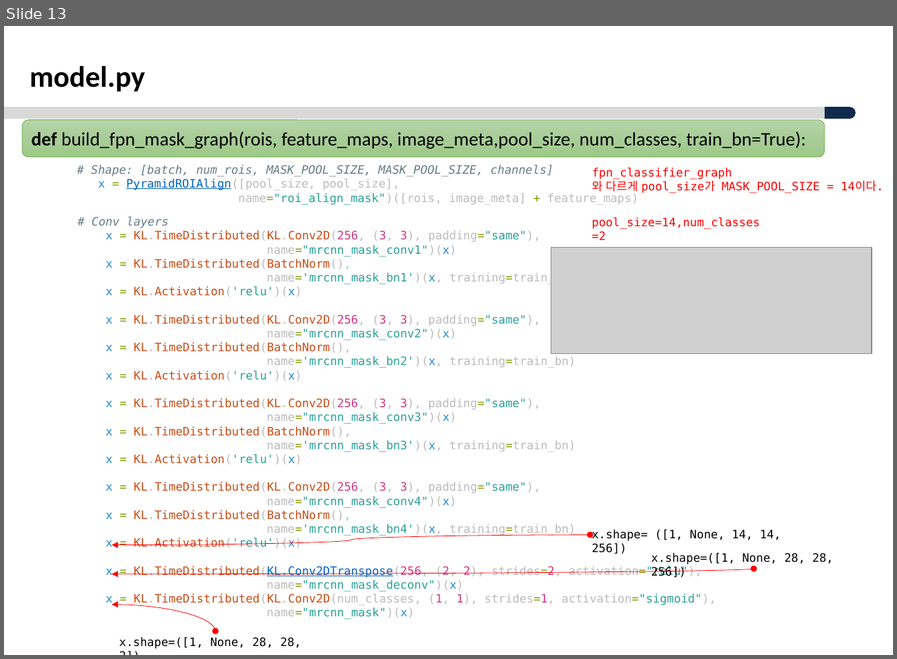
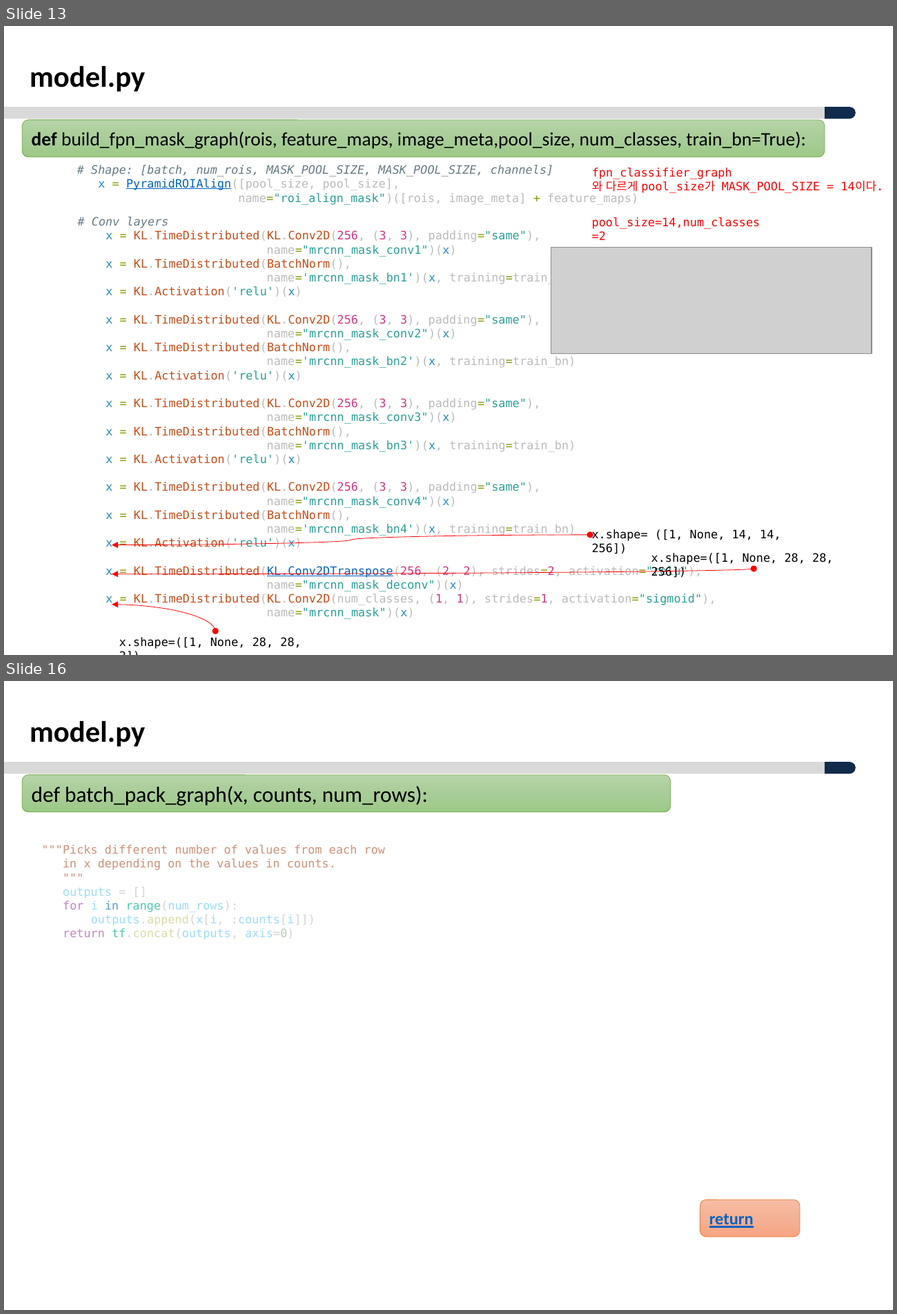
Before and after one commit to ksyoon70/Mask-RCNN-TF2, a slide deck: Masked-RCNN_분석_V1.0.pptx. Shown one above the other, each under a label of ours: slide 13 before the commit, slides 13 and 16 after it; the slides between them are not shown. The pictures are 897x659 and 897x1314 pixels, drawn with LibreOffice and Linux fonts; fonts in the diff are those of the drawing; grey boxes stand for pictures; background and template pictures are left out. Boxes give left, top, right and bottom in pixels: in the first picture for what was removed or moved away, otherwise in the second. Text is boxed around its words. In the diff, an @@ line names an element or a change of style, - is before the commit and + after.

```diff
--- a/Masked-RCNN_분석_V1.0.pptx
+++ b/Masked-RCNN_분석_V1.0.pptx
@@ slide 16 added at bbox=[4, 681, 893, 1310], background #FFFFFF; not listed: 2 template elements that a slide beside it also shows @@
@@ text added at bbox=[30, 721, 145, 747], 28 pt, text #000000, bold @@
+model.py
@@ rounded rectangle added at bbox=[22, 775, 671, 812], fill gradient #B5D5A7 to #AACE9A to #9CC987, outline #70AD47 0.5 pt, 20.5 pt, text #000000 @@
+def batch_pack_graph(x, counts, num_rows):
@@ text added at bbox=[42, 845, 385, 940], 11 pt, text #CE9178 @@
+"""Picks different number of values from each row
+in x depending on the values in counts.
+"""
+outputs = []
+for i in range(num_rows):
+outputs.append(x[i, :counts[i]])
+return tf.concat(outputs, axis=0)
@@ rounded rectangle added at bbox=[700, 1199, 799, 1236], fill gradient #F7BDA5 to #F5B196 to #F8A582, outline #ED7D31 0.5 pt, 16 pt, text #0563C1, bold, underline @@
+return
```
Also in this commit, not shown: 3 slides changed, 7 other slides added, 1 slide removed, 2 other files.
